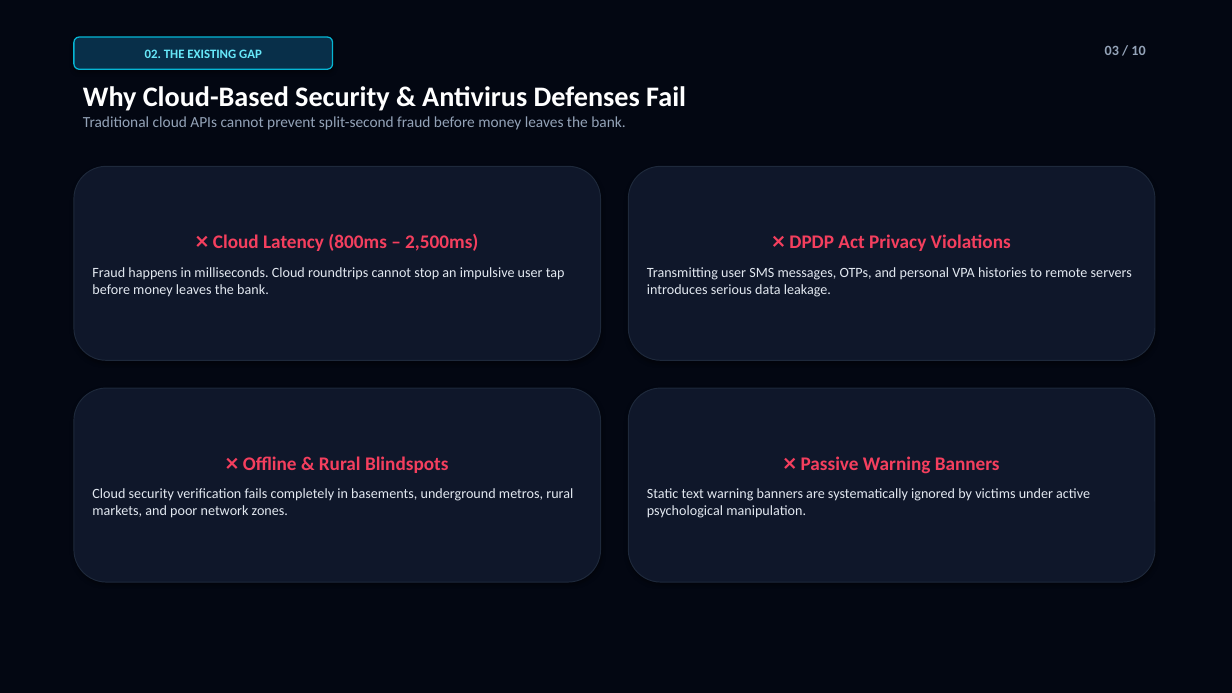
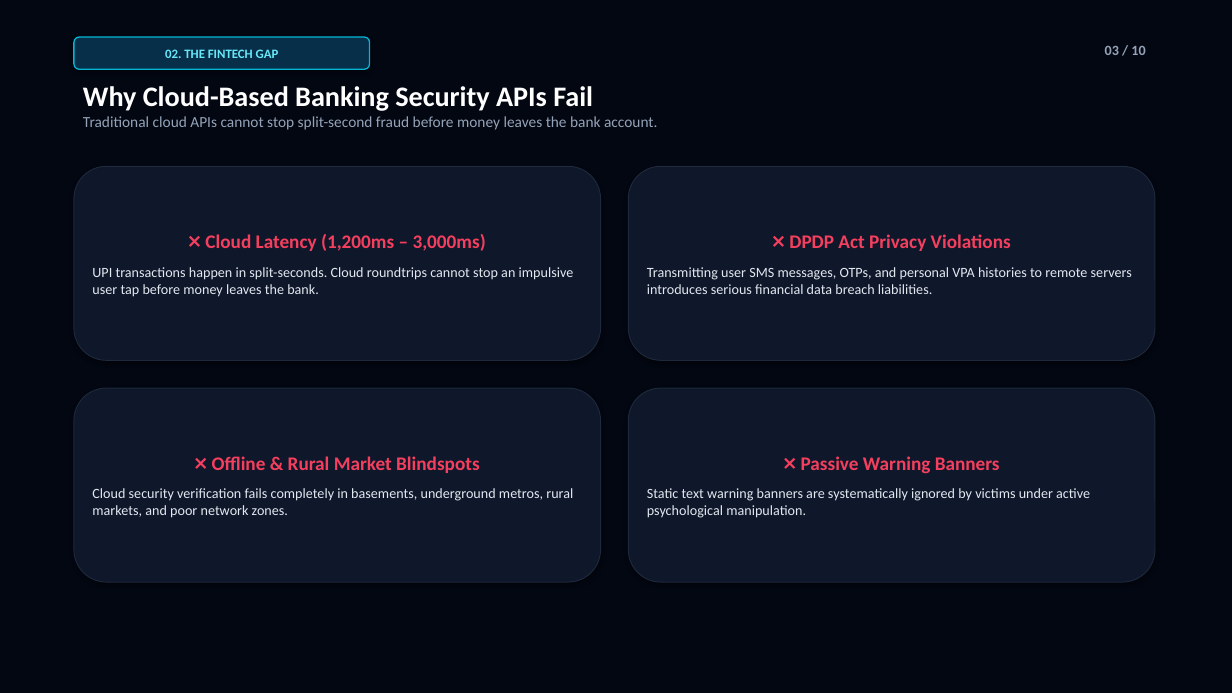
Before and after one commit to dineshkumarc-1/aegispay-iqoo-hackathon, a slide deck: slide 3 of AegisPay_Pitch_Deck.pptx. Drawn at 1232x693 pixels with LibreOffice and Linux fonts; fonts in the diff are those of the drawing. Boxes give left, top, right and bottom in pixels: in the first picture for what was removed or moved away, otherwise in the second. Text is boxed around its words. In the diff, an @@ line names an element or a change of style, - is before the commit and + after.

Commit message:
feat(fintech): align all pitch decks, pptx, and prototypes tightly around FinTech & Commerce UPI lifecycle protection

```diff
--- a/AegisPay_Pitch_Deck.pptx
+++ b/AegisPay_Pitch_Deck.pptx
@@ rounded rectangle "02. THE FINTECH GAP": place and size @@
-rounded rectangle "02. THE FINTECH GAP" at [74, 37, 333, 69]
+rounded rectangle "02. THE FINTECH GAP" at [74, 37, 370, 69]
@@ text in rounded rectangle at [165, 49, 279, 58]: text changed @@
-02. THE EXISTING GAP
+02. THE FINTECH GAP
@@ text at [83, 86, 657, 130]: text changed @@
-Why Cloud-Based Security & Antivirus Defenses Fail
-Traditional cloud APIs cannot prevent split-second fraud before money leaves the bank.
+Why Cloud-Based Banking Security APIs Fail
+Traditional cloud APIs cannot stop split-second fraud before money leaves the bank account.
@@ text in rounded rectangle at [92, 234, 574, 297]: text changed @@
-❌ Cloud Latency (800ms – 2,500ms)
-Fraud happens in milliseconds. Cloud roundtrips cannot stop an impulsive user tap before money leaves the bank.
+❌ Cloud Latency (1,200ms – 3,000ms)
+UPI transactions happen in split-seconds. Cloud roundtrips cannot stop an impulsive user tap before money leaves the bank.
@@ text in rounded rectangle at [647, 267, 1132, 294]: text changed @@
-Transmitting user SMS messages, OTPs, and personal VPA histories to remote servers introduces serious data leakage.
+Transmitting user SMS messages, OTPs, and personal VPA histories to remote servers introduces serious financial data breach liabilities.
@@ text in rounded rectangle at [212, 456, 479, 473]: text changed @@
-❌ Offline & Rural Blindspots
+❌ Offline & Rural Market Blindspots
```
Also in this commit, not shown: 9 other slides changed, 2 other files.
